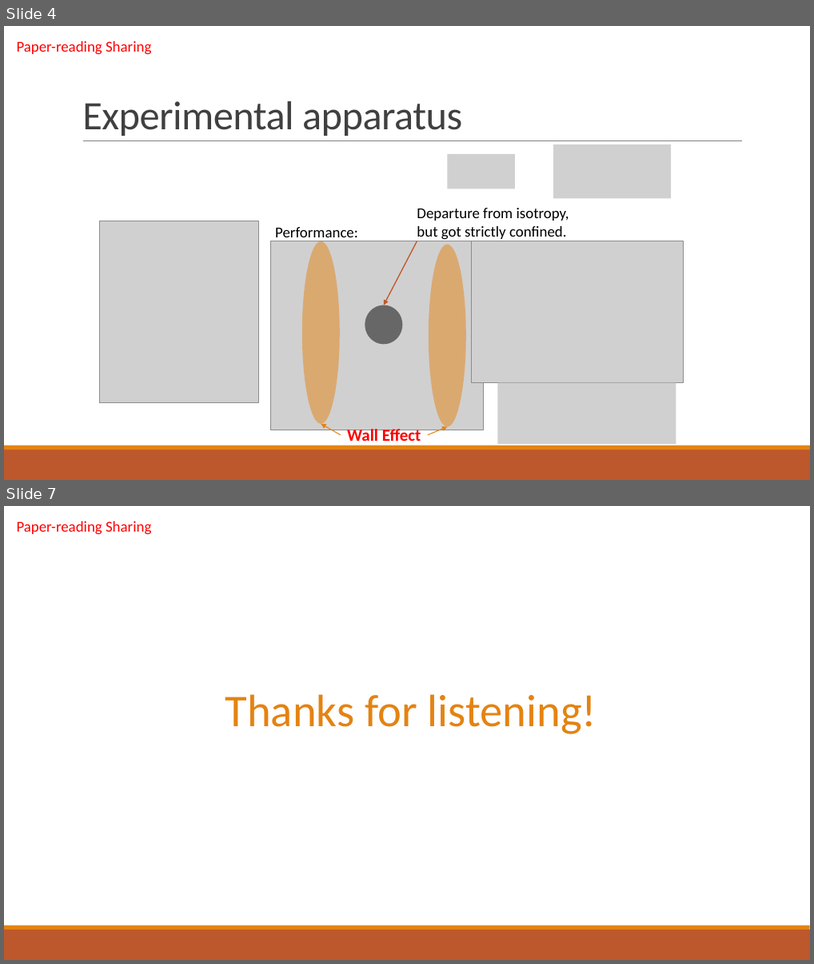
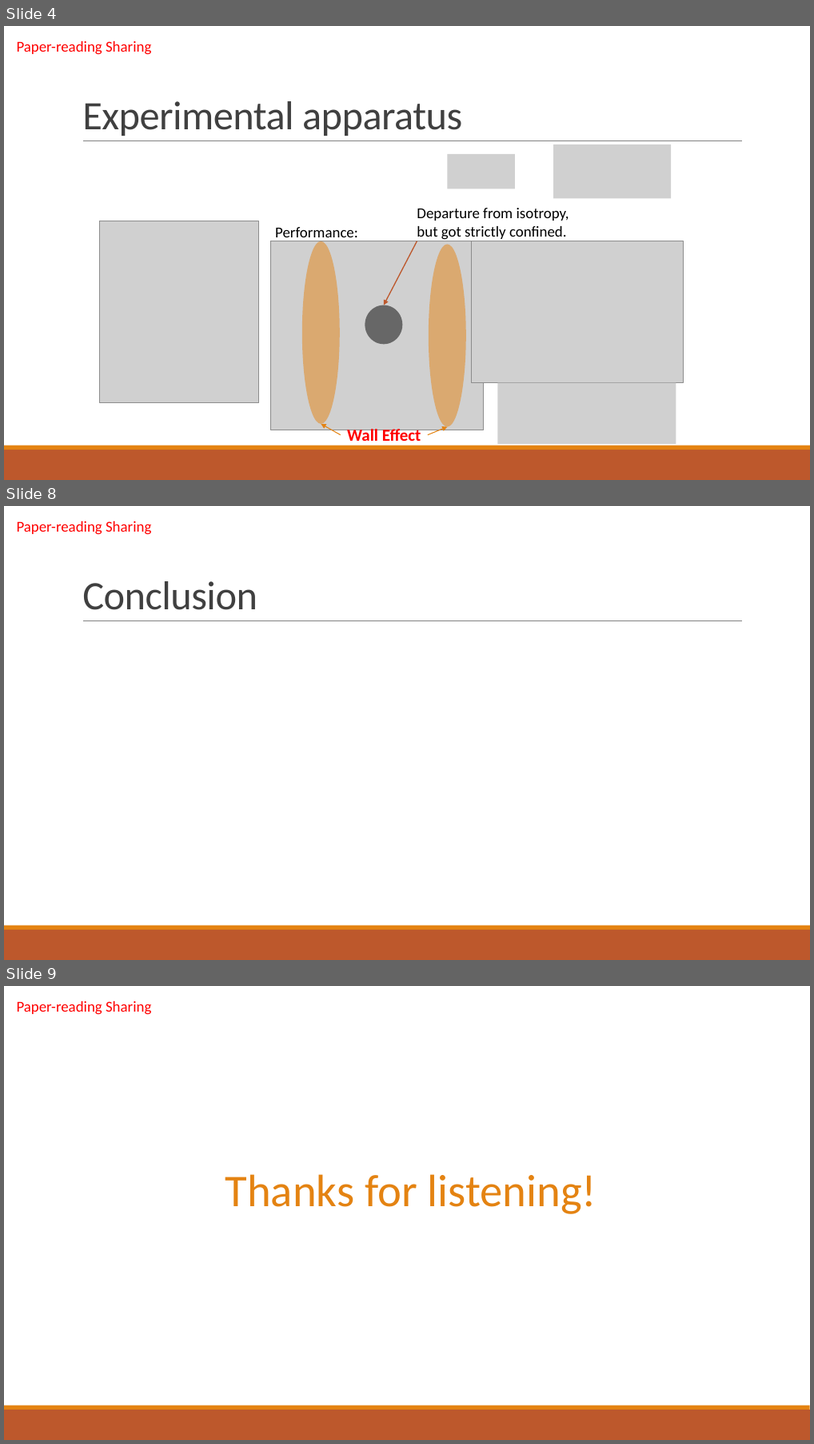
Before and after one commit to cangyu/LambdaFlow, a slide deck: VM524/PROJ/report.pptx. Shown one above the other, each under a label of ours: slides 4 and 7 before the commit, slides 4, 8 and 9 after it; the slides between them are not shown. The pictures are 814x964 and 814x1444 pixels, drawn with LibreOffice and Linux fonts; fonts in the diff are those of the drawing; grey boxes stand for pictures. Boxes give left, top, right and bottom in pixels: in the first picture for what was removed or moved away, otherwise in the second. Text is boxed around its words. In the diff, an @@ line names an element or a change of style, - is before the commit and + after.

```diff
--- a/VM524/PROJ/report.pptx
+++ b/VM524/PROJ/report.pptx
@@ slide 8 added at box(4, 506, 810, 960), background #FFFFFF; not listed: 3 template elements that a slide beside it also shows @@
@@ text added at box(17, 521, 151, 535), 18 pt, text #FF0000 @@
+Paper-reading Sharing
@@ title added at box(82, 581, 258, 610), 48 pt, text #404040 @@
+Conclusion
@@ what was slide 7 is now slide 9 @@
```
Also in this commit, not shown: 2 slides changed, 2 other slides added, 1 slide removed, 5 other files.
